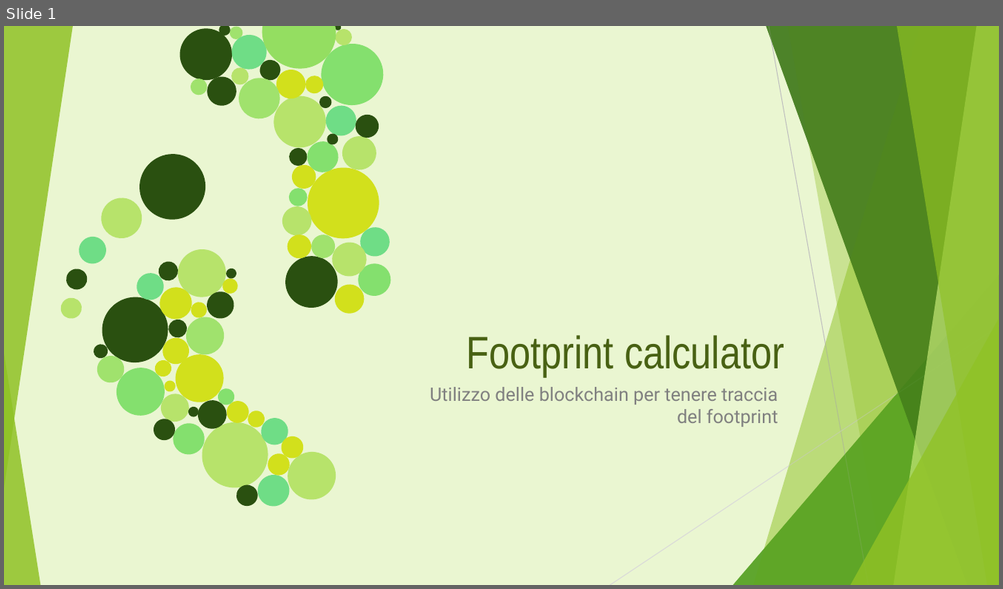
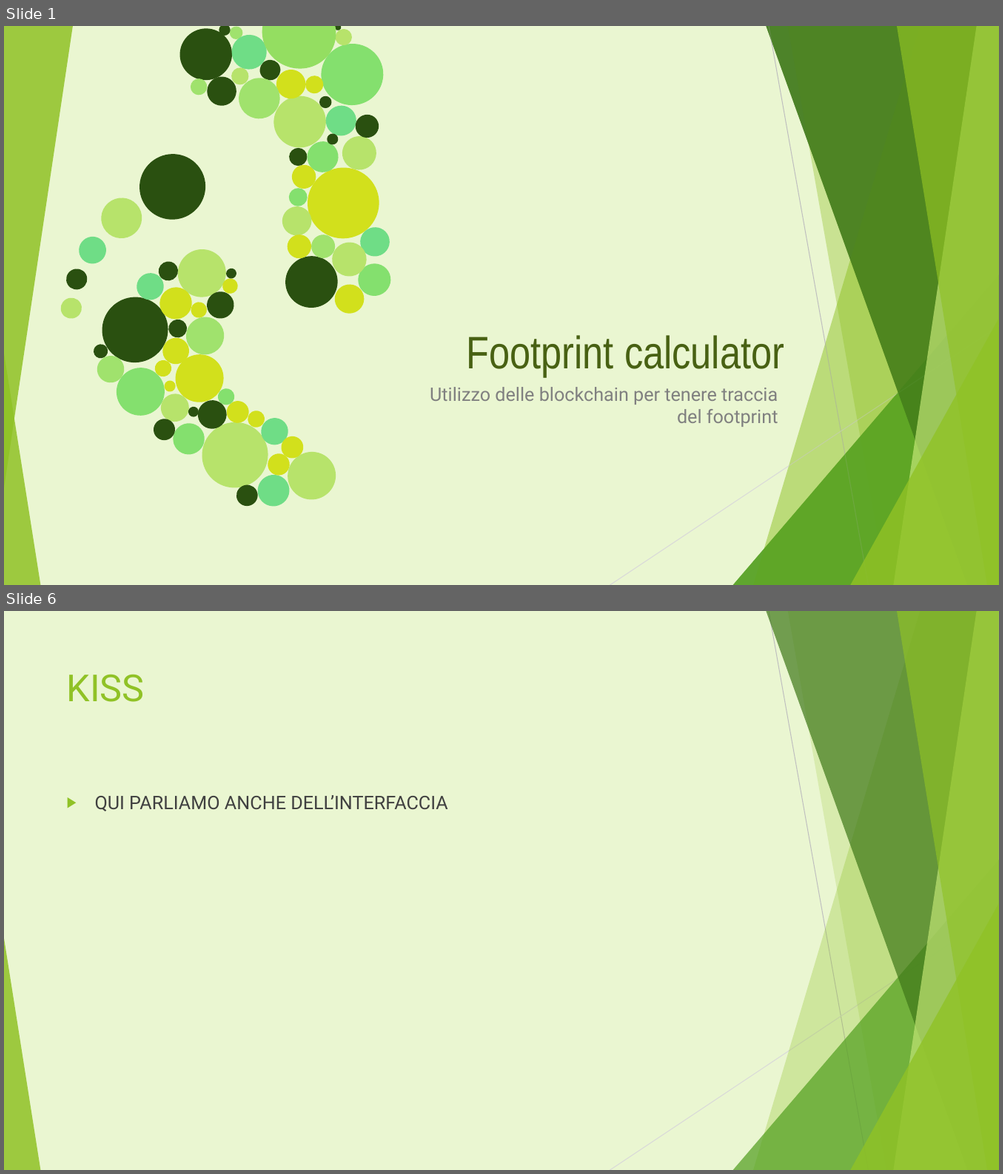
Before and after one commit to ChiaraAmalia/solidityproj, a slide deck: documenti/Footprint calculator.pptx. Shown one above the other, each under a label of ours: slide 1 before the commit, slides 1 and 6 after it; the slides between them are not shown. The pictures are 1003x589 and 1003x1174 pixels, drawn with LibreOffice and Linux fonts; fonts in the diff are those of the drawing. Boxes give left, top, right and bottom in pixels: in the first picture for what was removed or moved away, otherwise in the second. Text is boxed around its words. In the diff, an @@ line names an element or a change of style, - is before the commit and + after.

```diff
--- a/documenti/Footprint calculator.pptx
+++ b/documenti/Footprint calculator.pptx
@@ slide 6 added at <box>4,611,999,1170</box>, background #EAF6D1; not listed: 10 template elements that a slide beside it also shows @@
@@ title added at <box>67,674,145,702</box>, 36 pt, text #90C226 @@
+KISS
@@ text added at <box>95,795,448,812</box>, 18 pt, text #404040 @@
+▶ QUI PARLIAMO ANCHE DELL’INTERFACCIA
```
Also in this commit, not shown: 1 slide changed, 6 other slides added.
